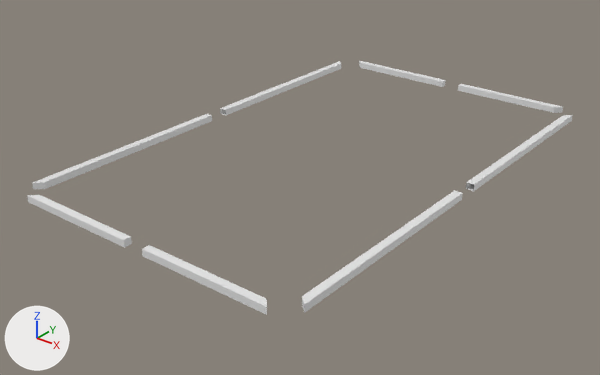
Before and after pictures for a commit that changed the OBJ model assets/models/frame.obj.
Rendered twice from a camera (50 mm lens) standing at (3.4, -4.58, 2.46) and looking at (-0.08, -0.23, -0.23). Every picture has the same lights, and +X, +Y and +Z are marked at lower left. Where no turn or scale is listed for an object, it has been applied to the vertices.
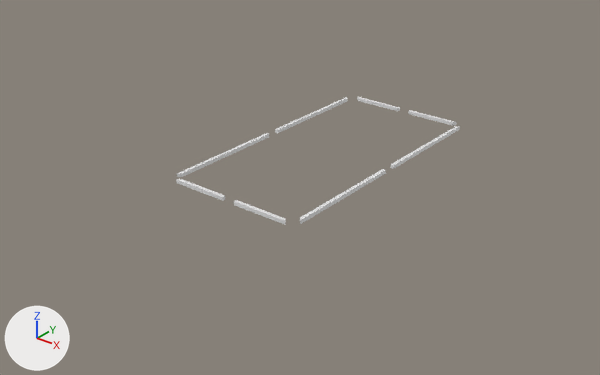
Diff of the bpy script that builds the scene:
```diff
--- a/assets/models/frame.obj.py
+++ b/assets/models/frame.obj.py
@@ me_plane @@
 # used by ob_plane; location = (0.0, 0.0, 0.0)
-me_plane.from_pydata(...)  # 64 vertices, 44 faces; spans x -1.17..1.17, y -1.89..1.89, z 0.0..0.05
+me_plane.from_pydata(...)  # 64 vertices, 48 faces; spans x -0.55..0.55, y -1.08..1.08, z 0.0..0.03
+# me_plane part 1: the loose piece of 8 vertices spanning x -1.03..-0.08, y -1.89..-1.83, z 0.0..0.05 is scaled about its middle by (0.457, 0.457, 0.56), then moved by (0.29, 0.8, -0.01)
+# me_plane part 2: the loose piece of 8 vertices spanning x -1.03..-0.08, y 1.83..1.89, z 0.0..0.05 is scaled about its middle by (0.457, 0.457, 0.56), then moved by (0.29, -0.8, -0.01)
+# me_plane part 3: the loose piece of 8 vertices spanning x 0.08..1.03, y -1.89..-1.83, z 0.0..0.05 is scaled about its middle by (0.457, 0.457, 0.56), then moved by (-0.29, 0.8, -0.01)
+# me_plane part 4: the loose piece of 8 vertices spanning x 0.08..1.03, y 1.83..1.89, z 0.0..0.05 is scaled about its middle by (0.457, 0.457, 0.56), then moved by (-0.29, -0.8, -0.01)
+# me_plane part 5: the loose piece of 8 vertices spanning x 1.11..1.17, y 0.08..1.75, z 0.0..0.05 is deleted
+# me_plane part 6: the loose piece of 8 vertices spanning x 1.11..1.17, y -1.75..-0.08, z 0.0..0.05 is deleted
+# me_plane part 7: the loose piece of 8 vertices spanning x -1.17..-1.11, y 0.08..1.75, z 0.0..0.05 is deleted
+# me_plane part 8: the loose piece of 8 vertices spanning x -1.17..-1.11, y -1.75..-0.08, z 0.0..0.05 is deleted
+# me_plane part 9
+# 32 vertices are added at x -0.55..0.55, y -1.01..1.01, z 0.0..0.03
+# 24 new faces join them
```

Location of each change, [x1, y1, x2, y2] in pixels of the pictures (600 x 375 px; the box of a moved part takes in the faces that stretch with it):
'Plane', reshaped (48% narrower, 50% shorter)
    before: [27, 60, 573, 315]
    after: [176, 97, 460, 225]
part 1 of me_plane, moved or reshaped
    before: [27, 195, 132, 248]
    after: [176, 179, 225, 201]
part 2 of me_plane, moved or reshaped
    before: [359, 60, 446, 87]
    after: [357, 97, 400, 111]
part 3 of me_plane, moved or reshaped
    before: [142, 245, 267, 315]
    after: [234, 200, 286, 225]
part 4 of me_plane, moved or reshaped
    before: [458, 84, 563, 113]
    after: [408, 110, 457, 126]
part 5 of me_plane, deleted
    before: [466, 115, 573, 191]
part 6 of me_plane, deleted
    before: [302, 190, 463, 313]
part 7 of me_plane, deleted
    before: [220, 61, 341, 115]
part 8 of me_plane, deleted
    before: [32, 114, 212, 189]
part 9 of me_plane, added
    after: [177, 97, 460, 224]
